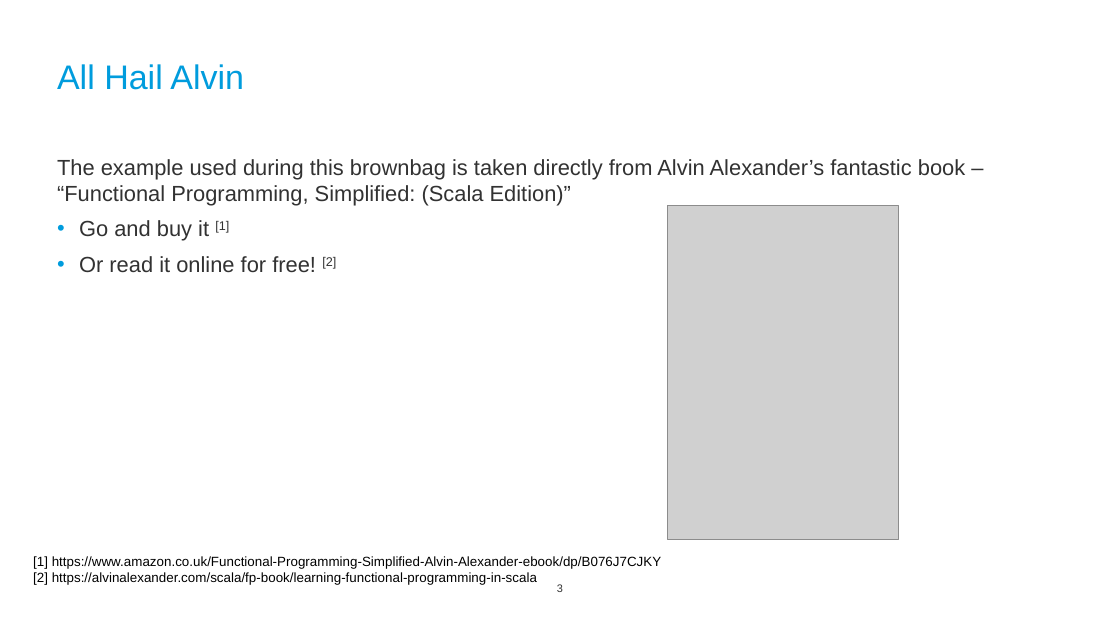
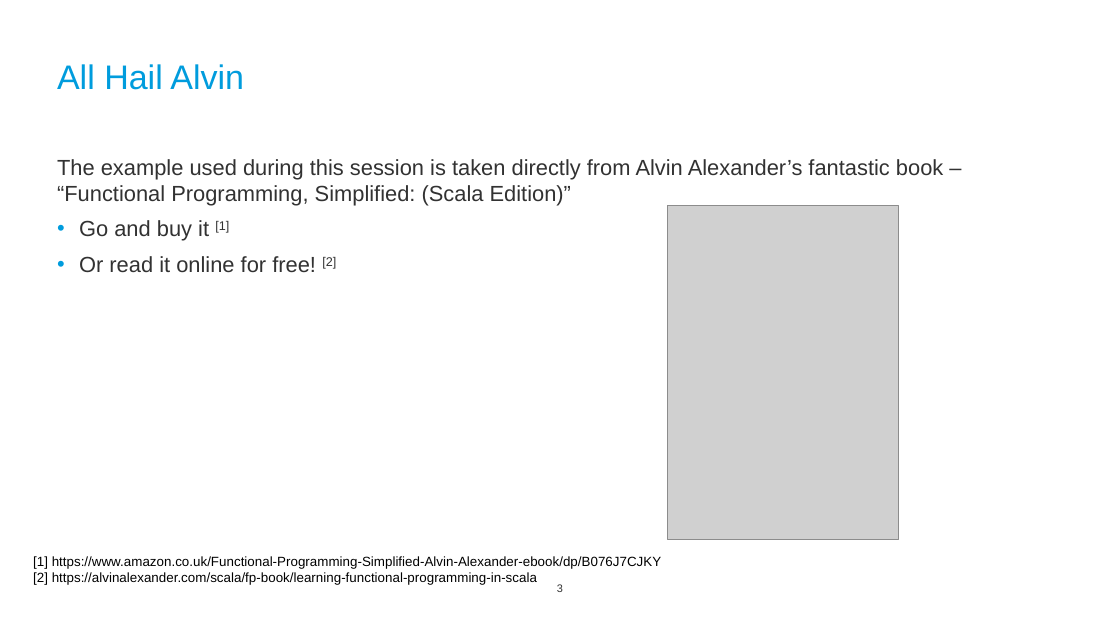
Before and after one commit to mveeprojects/ScalaRecursion, a slide deck: slide 3 of docs/tailrec.pptx. Drawn at 1120x630 pixels with LibreOffice and Linux fonts; fonts in the diff are those of the drawing; grey boxes stand for pictures; background and template pictures are left out. Boxes give left, top, right and bottom in pixels: in the first picture for what was removed or moved away, otherwise in the second. Text is boxed around its words. In the diff, an @@ line names an element or a change of style, - is before the commit and + after.

Commit message:
Adding ppt

```diff
--- a/docs/tailrec.pptx
+++ b/docs/tailrec.pptx
@@ text at bbox=[57, 159, 943, 206]: text changed @@
-The example used during this brownbag is taken directly from Alvin Alexander’s fantastic book – “Functional Programming, Simplified: (Scala Edition)”
+The example used during this session is taken directly from Alvin Alexander’s fantastic book – “Functional Programming, Simplified: (Scala Edition)”
```
